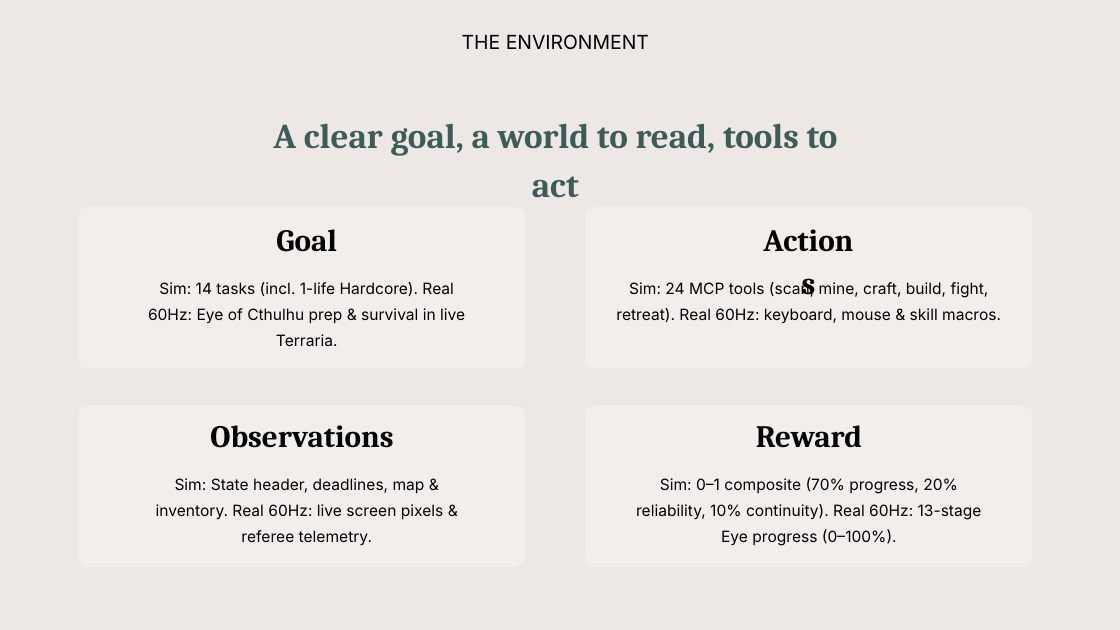
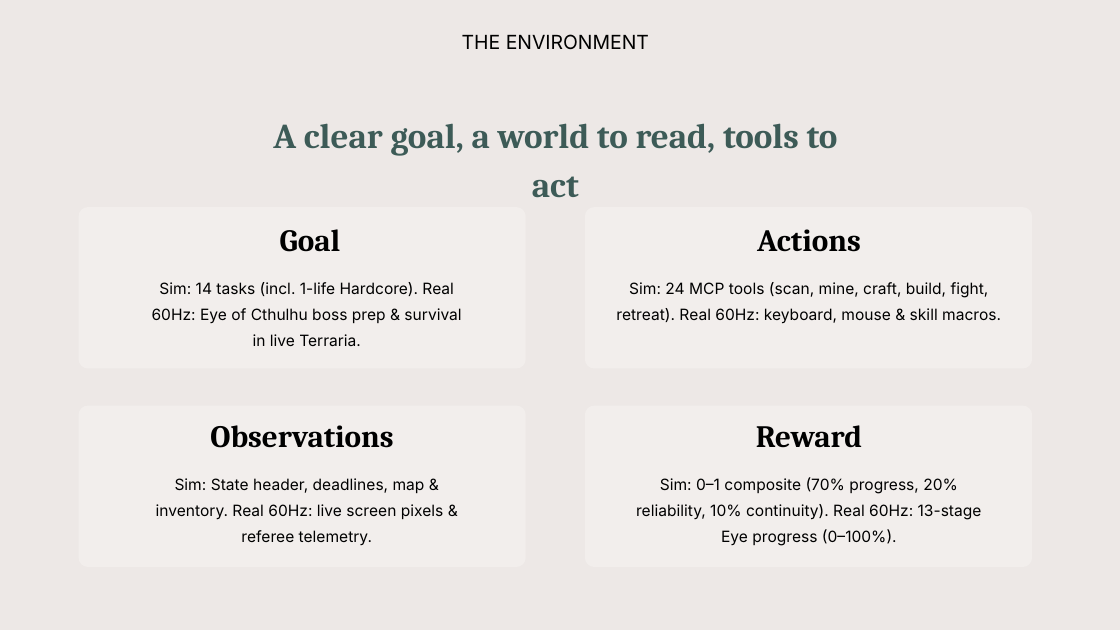
Before and after one commit to mairazaini/TerrariaBench, a slide deck: slide 4 of TerrariaBench.pptx. Drawn at 1120x630 pixels with LibreOffice and Linux fonts; fonts in the diff are those of the drawing; background and template pictures are left out. Boxes give left, top, right and bottom in pixels: in the first picture for what was removed or moved away, otherwise in the second. Text is boxed around its words. In the diff, an @@ line names an element or a change of style, - is before the commit and + after.

Commit message:
Sync updated presentation, live recording, and telemetry to main

```diff
--- a/TerrariaBench.pptx
+++ b/TerrariaBench.pptx
@@ text "Goal": place and size @@
-text "Goal" at [276,229,337,252]
+text "Goal" at [280,229,341,252]
@@ text "Actions" rewrapped from [759,214,857,260] to [757,229,861,252] @@
@@ text at [152,282,461,346]: text changed @@
-Sim: 14 tasks (incl. 1-life Hardcore). Real 60Hz: Eye of Cthulhu prep & survival in live Terraria.
+Sim: 14 tasks (incl. 1-life Hardcore). Real 60Hz: Eye of Cthulhu boss prep & survival in live Terraria.
```
Also in this commit, not shown: 5 other slides changed, 3 other files.
